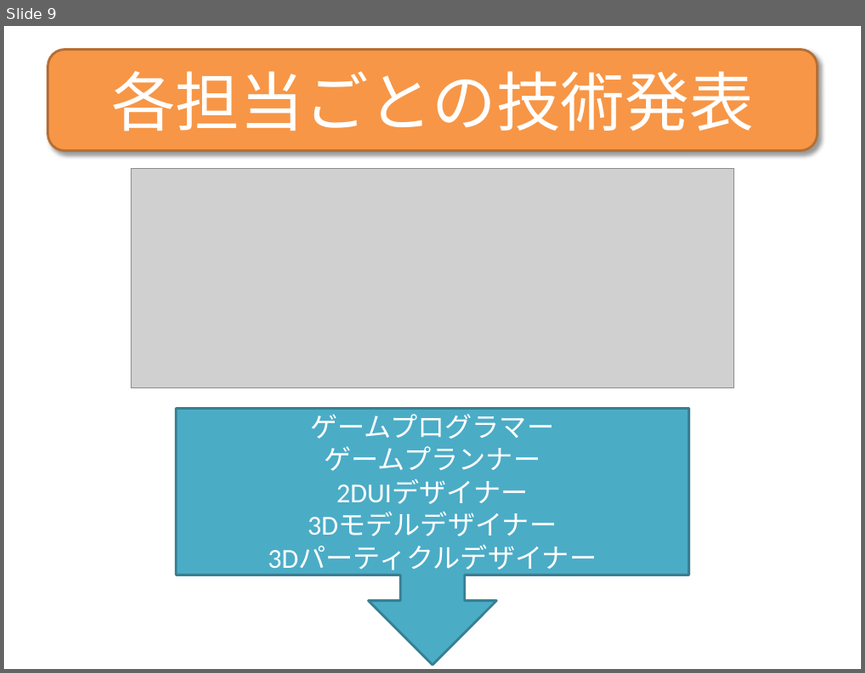
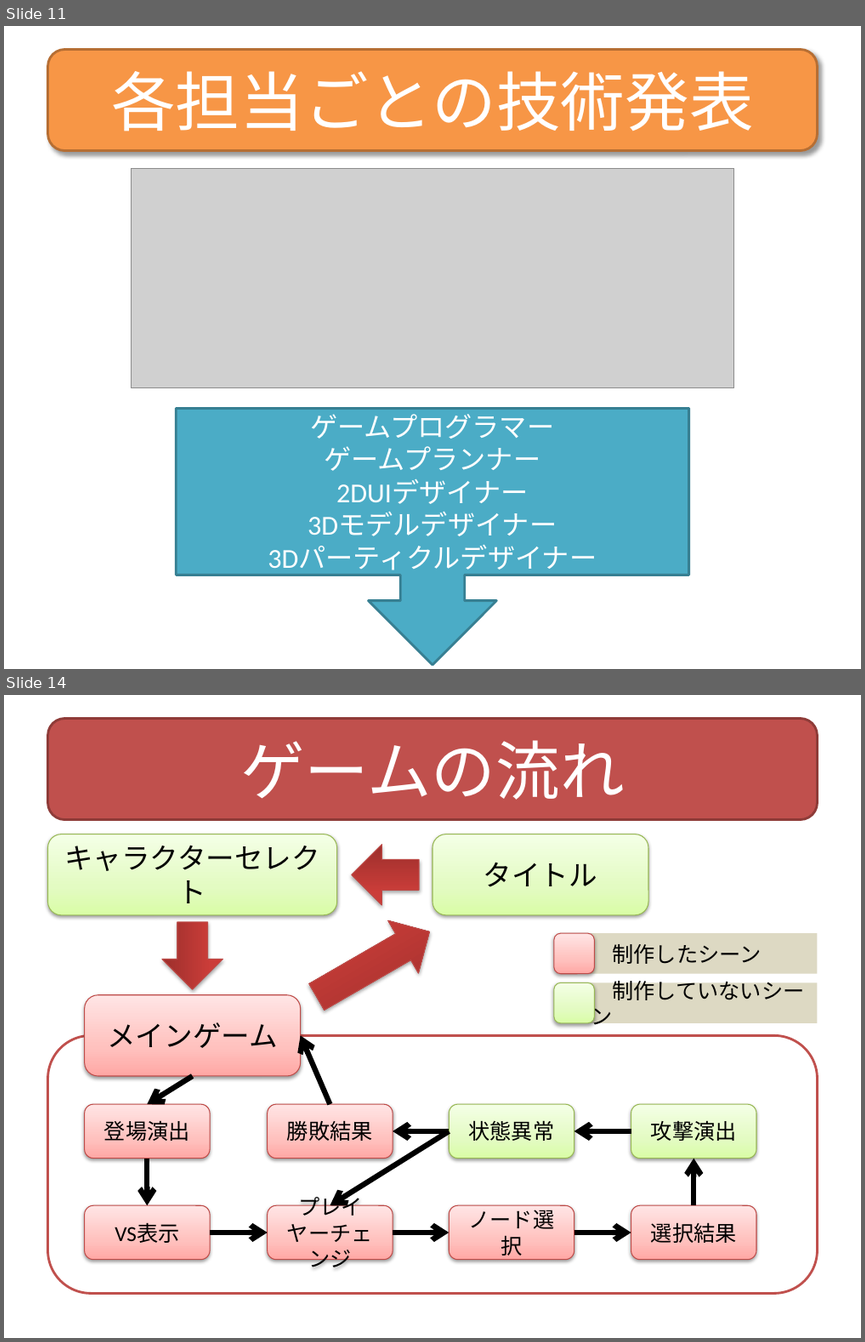
Before and after one commit to TeamNogic/Nogic, a slide deck: プレゼン/Nogic.pptx. Shown one above the other, each under a label of ours: slide 9 before the commit, slides 11 and 14 after it; the slides between them are not shown. The pictures are 865x673 and 865x1342 pixels, drawn with LibreOffice and Linux fonts; fonts in the diff are those of the drawing; grey boxes stand for pictures. Boxes give left, top, right and bottom in pixels: in the first picture for what was removed or moved away, otherwise in the second. Text is boxed around its words. In the diff, an @@ line names an element or a change of style, - is before the commit and + after.

```diff
--- a/プレゼン/Nogic.pptx
+++ b/プレゼン/Nogic.pptx
@@ slide 14 added at [4, 695, 861, 1338], background #FFFFFF @@
@@ rounded rectangle added at [47, 718, 817, 819], fill #C0504D, outline #8E3B39 2 pt, 54 pt, text #FFFFFF @@
+ゲームの流れ
@@ rounded rectangle added at [47, 834, 336, 914], fill gradient #DAFDA7 to #E4FCC2 to #F5FFE7, outline #98B955 0.75 pt, 24 pt, text #000000 @@
+キャラクターセレクト
@@ right arrow added at [352, 844, 420, 905], fill gradient #9C2F2D to #CB3E3A to #CE3B37, outline #BF4C48 0.75 pt @@
@@ rounded rectangle added at [432, 834, 648, 914], fill gradient #DAFDA7 to #E4FCC2 to #F5FFE7, outline #98B955 0.75 pt, 24 pt, text #000000 @@
+タイトル
@@ right arrow added at [162, 922, 223, 990], fill gradient #9C2F2D to #CB3E3A to #CE3B37, outline #BF4C48 0.75 pt @@
@@ right arrow added at [302, 906, 445, 1023], fill gradient #9C2F2D to #CB3E3A to #CE3B37, outline #BF4C48 0.75 pt @@
@@ rounded rectangle added at [554, 933, 595, 974], fill gradient #FFA6A5 to #FFC0BF to #FFE7E7, outline #BF4C48 0.75 pt @@
@@ rectangle added at [582, 933, 817, 974], fill #DDD9C3, 18 pt, text #000000 @@
+制作したシーン
@@ rounded rectangle added at [85, 995, 301, 1076], fill gradient #FFA6A5 to #FFC0BF to #FFE7E7, outline #BF4C48 0.75 pt, 24 pt, text #000000 @@
+メインゲーム
@@ rounded rectangle added at [554, 983, 595, 1023], fill gradient #DAFDA7 to #E4FCC2 to #F5FFE7, outline #98B955 0.75 pt @@
@@ rectangle added at [582, 983, 817, 1023], fill #DDD9C3, 18 pt, text #000000 @@
+制作していないシーン
@@ rounded rectangle added at [47, 1035, 817, 1293], fill #FFFFFF, outline #C0504D 2 pt @@
@@ arrow added from (330, 1104) to (301, 1035), #000000 4.5 pt @@
@@ arrow added from (193, 1076) to (147, 1104), #000000 4.5 pt @@
@@ rounded rectangle added at [85, 1104, 210, 1157], fill gradient #FFA6A5 to #FFC0BF to #FFE7E7, outline #BF4C48 0.75 pt, 18 pt, text #000000 @@
+登場演出
@@ rounded rectangle added at [267, 1104, 392, 1157], fill gradient #FFA6A5 to #FFC0BF to #FFE7E7, outline #BF4C48 0.75 pt, 18 pt, text #000000 @@
+勝敗結果
@@ rounded rectangle added at [449, 1104, 574, 1157], fill gradient #DAFDA7 to #E4FCC2 to #F5FFE7, outline #98B955 0.75 pt, 18 pt, text #000000 @@
+状態異常
@@ rounded rectangle added at [631, 1104, 756, 1157], fill gradient #DAFDA7 to #E4FCC2 to #F5FFE7, outline #98B955 0.75 pt, 18 pt, text #000000 @@
+攻撃演出
@@ arrow added from (449, 1131) to (330, 1205), #000000 4.5 pt @@
@@ arrow added from (449, 1131) to (393, 1131), #000000 4.5 pt @@
@@ arrow added from (631, 1131) to (574, 1131), #000000 4.5 pt @@
@@ arrow added from (147, 1157) to (147, 1205), #000000 4.5 pt @@
@@ arrow added from (693, 1205) to (693, 1157), #000000 4.5 pt @@
@@ rounded rectangle added at [85, 1205, 210, 1259], fill gradient #FFA6A5 to #FFC0BF to #FFE7E7, outline #BF4C48 0.75 pt, 18 pt, text #000000 @@
+VS表示
@@ rounded rectangle added at [267, 1205, 392, 1259], fill gradient #FFA6A5 to #FFC0BF to #FFE7E7, outline #BF4C48 0.75 pt, 18 pt, text #000000 @@
+プレイヤーチェンジ
@@ rounded rectangle added at [449, 1205, 574, 1259], fill gradient #FFA6A5 to #FFC0BF to #FFE7E7, outline #BF4C48 0.75 pt, 18 pt, text #000000 @@
+ノード選択
@@ rounded rectangle added at [631, 1205, 756, 1259], fill gradient #FFA6A5 to #FFC0BF to #FFE7E7, outline #BF4C48 0.75 pt, 18 pt, text #000000 @@
+選択結果
@@ arrow added from (210, 1232) to (267, 1232), #000000 4.5 pt @@
@@ arrow added from (393, 1232) to (449, 1232), #000000 4.5 pt @@
@@ arrow added from (574, 1232) to (631, 1232), #000000 4.5 pt @@
@@ what was slide 9 is now slide 11 @@
```
Also in this commit, not shown: 2 slides changed, 6 other slides added, 15 other files.
